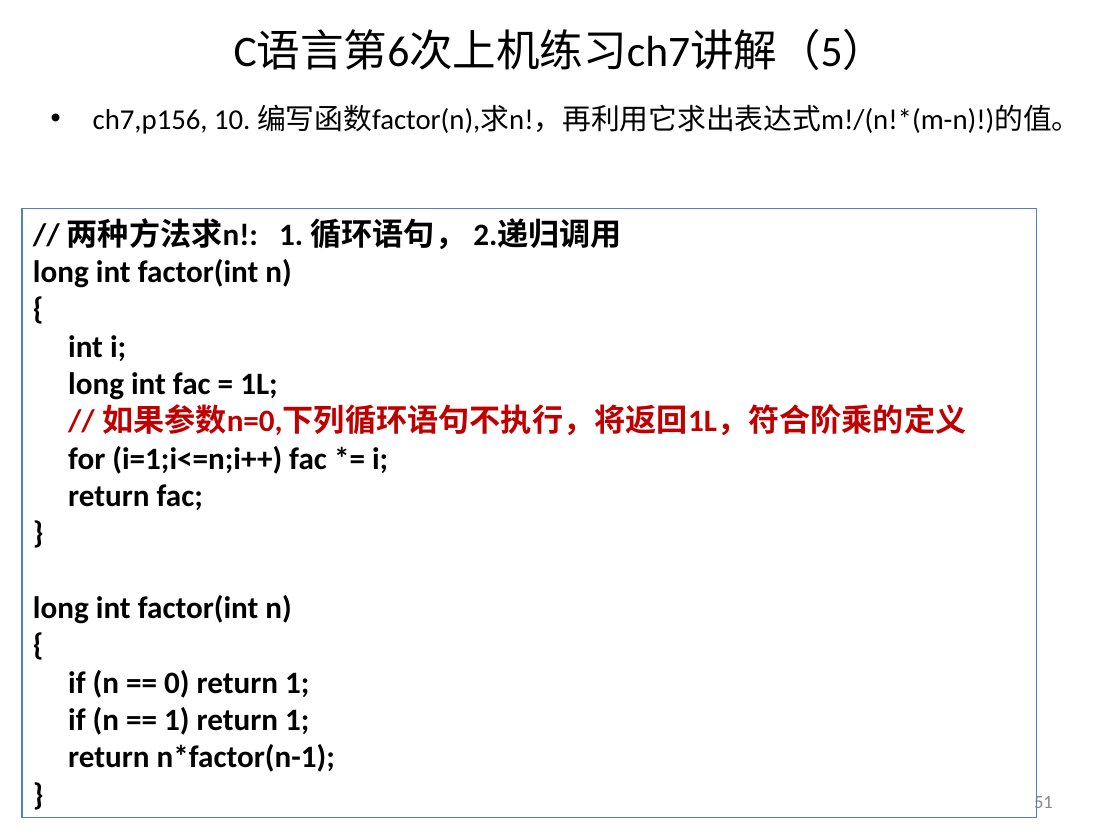
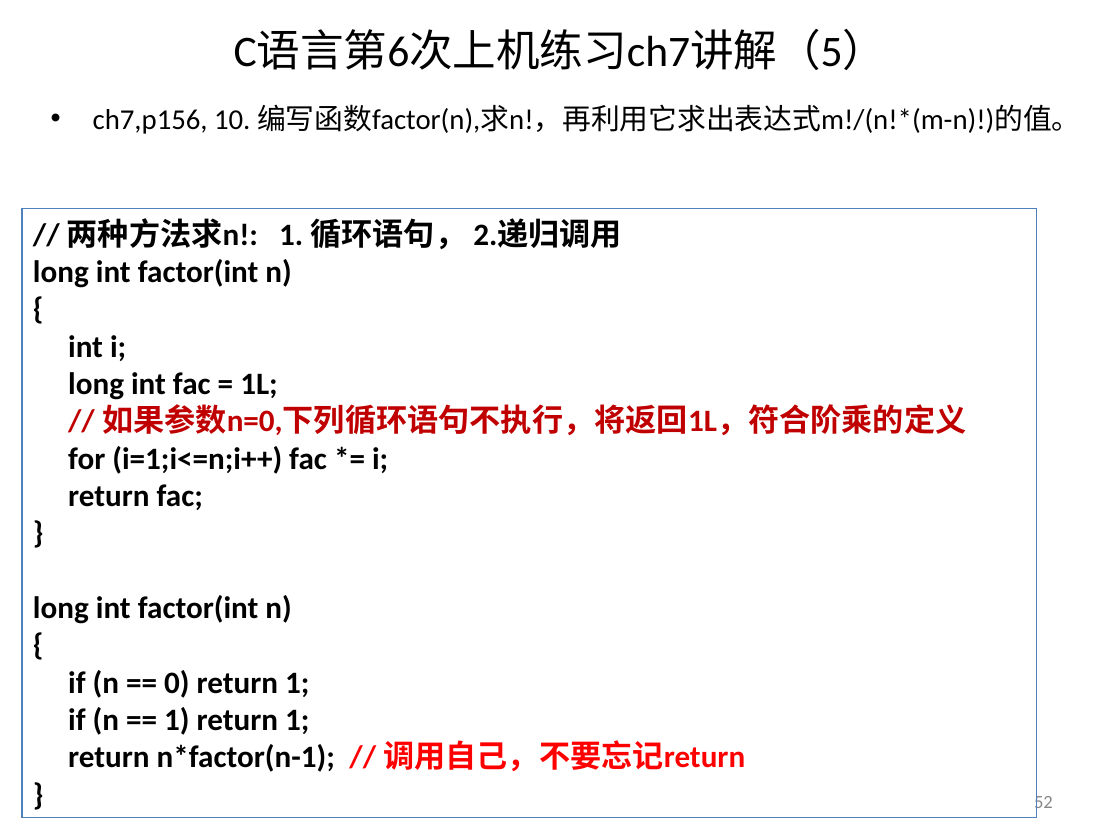
Before and after one commit to jtrfid/C-Repositories, a slide deck: slide 52 of 2016/上机安排.ppt (slide 51 before the commit). Drawn at 1120x840 pixels with LibreOffice and Linux fonts; fonts in the diff are those of the drawing. Boxes give left, top, right and bottom in pixels: in the first picture for what was removed or moved away, otherwise in the second. Text is boxed around its words. In the diff, an @@ line names an element or a change of style, - is before the commit and + after.

```diff
--- a/2016/上机安排.ppt
+++ b/2016/上机安排.ppt
@@ text in rectangle at <box>68,740,745,772</box>: text changed @@
-return n*factor(n-1);
+return n*factor(n-1); // 调用自己，不要忘记return
@@ page number at <box>1034,793,1053,814</box>: text changed @@
-51
+52
```
Also in this commit, not shown: 4 other slides changed, 3 slides added.
